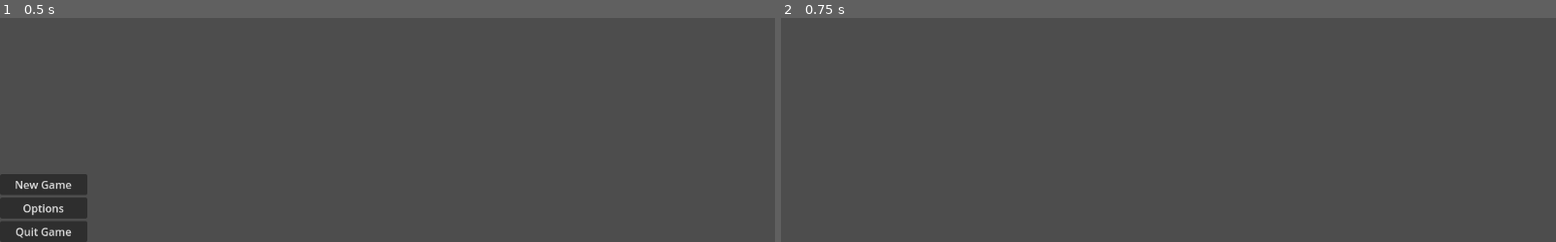
Above: before the commit, frames 1-2 (left to right).
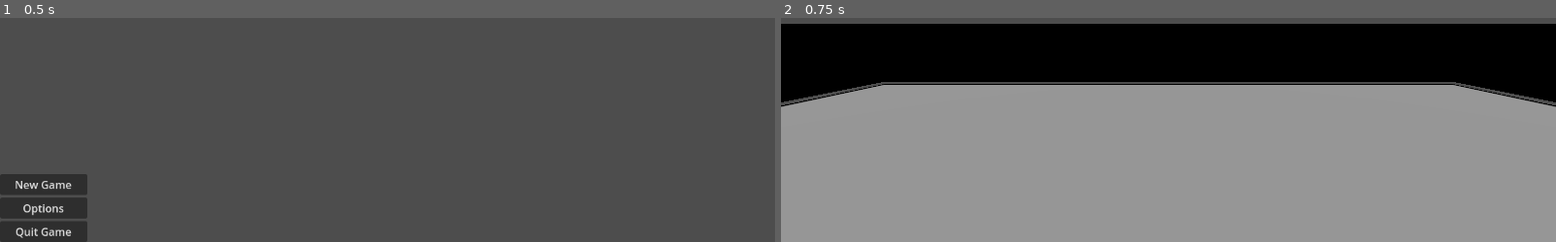
Above: after the commit, the same moments.

Repository: karlsminton/cleanup
Game: Godot game, scene res://Scenes/MainMenu.tscn
Two runs of this game, one before a commit and one after it. Both use one fixed random seed, a clock stepped at 60 frames per second and the inputs below.
Inputs:
- Up to frame 1 (0.5 s): no input
- Up to frame 2 (0.75 s): click "New Game" at 0.5 s

Frame 1 is identical in both runs. In frame 2, 96% of the frame differs, in the area x 0-100%, y 2-100%.

Commit message:
updated main menu to load test level on new game

Diff:
--- a/Menus/main.gd
+++ b/Menus/main.gd
@@ -2,7 +2,8 @@
 
 
 func _on_pressed_start_button() -> void:
-	get_tree().change_scene_to_file("res://Scenes/Overworld.tscn")
+	get_tree().change_scene_to_file("res://Scenes/TestScene.tscn")
+	#get_tree().change_scene_to_file("res://Scenes/Overworld.tscn")
 
 func _on_options_button_pressed() -> void:
 	pass # Replace with function body.
--- /dev/null
+++ b/Scenes/TestScene.tscn
@@ -0,0 +1,80 @@
+[gd_scene load_steps=9 format=3 uid="uid://bh18ww2gsb2hu"]
+
+[sub_resource type="BoxShape3D" id="BoxShape3D_0r02p"]
+size = Vector3(10, 0.1, 10)
+
+[sub_resource type="BoxMesh" id="BoxMesh_b5ayd"]
+size = Vector3(10, 0.1, 10)
+
+[sub_resource type="BoxShape3D" id="BoxShape3D_b5ayd"]
+size = Vector3(0.1, 1, 10)
+
+[sub_resource type="BoxMesh" id="BoxMesh_5lt6y"]
+size = Vector3(0.1, 1, 10)
+
+[sub_resource type="BoxShape3D" id="BoxShape3D_5lt6y"]
+size = Vector3(10, 1, 0.1)
+
+[sub_resource type="BoxMesh" id="BoxMesh_8k7wh"]
+size = Vector3(10, 1, 0.1)
+
+[sub_resource type="BoxShape3D" id="BoxShape3D_8k7wh"]
+size = Vector3(10, 1, 0.1)
+
+[sub_resource type="BoxMesh" id="BoxMesh_iufkg"]
+size = Vector3(10, 1, 0.1)
+
+[node name="TestScene" type="Node3D"]
+
+[node name="Floor" type="StaticBody3D" parent="."]
+transform = Transform3D(1, 0, 0, 0, 1, 0, 0, 0, 1, 0, -0.1, 0)
+
+[node name="CollisionShape3D" type="CollisionShape3D" parent="Floor"]
+shape = SubResource("BoxShape3D_0r02p")
+
+[node name="MeshInstance3D" type="MeshInstance3D" parent="Floor"]
+mesh = SubResource("BoxMesh_b5ayd")
+
+[node name="Wall" type="StaticBody3D" parent="."]
+transform = Transform3D(1, 0, 0, 0, 1, 0, 0, 0, 1, -5, 0.5, 0)
+
+[node name="CollisionShape3D" type="CollisionShape3D" parent="Wall"]
+shape = SubResource("BoxShape3D_b5ayd")
+
+[node name="MeshInstance3D" type="MeshInstance3D" parent="Wall"]
+mesh = SubResource("BoxMesh_5lt6y")
+
+[node name="Wall2" type="StaticBody3D" parent="."]
+transform = Transform3D(1, 0, 0, 0, 1, 0, 0, 0, 1, 5, 0.5, 0)
+
+[node name="CollisionShape3D" type="CollisionShape3D" parent="Wall2"]
+shape = SubResource("BoxShape3D_b5ayd")
+
+[node name="MeshInstance3D" type="MeshInstance3D" parent="Wall2"]
+mesh = SubResource("BoxMesh_5lt6y")
+
+[node name="Wall3" type="StaticBody3D" parent="."]
+transform = Transform3D(1, 0, 0, 0, 1, 0, 0, 0, 1, 0, 0.5, -5)
+constant_angular_velocity = Vector3(0, -0.00261799, 0)
+
+[node name="CollisionShape3D" type="CollisionShape3D" parent="Wall3"]
+shape = SubResource("BoxShape3D_5lt6y")
+
+[node name="MeshInstance3D" type="MeshInstance3D" parent="Wall3"]
+mesh = SubResource("BoxMesh_8k7wh")
+
+[node name="Wall4" type="StaticBody3D" parent="."]
+transform = Transform3D(1, 0, 0, 0, 1, 0, 0, 0, 1, 0, 0.5, 5)
+
+[node name="CollisionShape3D" type="CollisionShape3D" parent="Wall4"]
+shape = SubResource("BoxShape3D_8k7wh")
+
+[node name="MeshInstance3D" type="MeshInstance3D" parent="Wall4"]
+mesh = SubResource("BoxMesh_iufkg")
+
+[node name="PlayerPerspective" type="Camera3D" parent="."]
+transform = Transform3D(1, 0, 0, 0, 1, 0, 0, 0, 1, 0, 1, 0)
+
+[node name="DirectionalLight3D" type="DirectionalLight3D" parent="."]
+transform = Transform3D(1, 0, 0, 0, -4.37114e-08, 1, 0, -1, -4.37114e-08, 0, 5, 0)
+shadow_enabled = true
